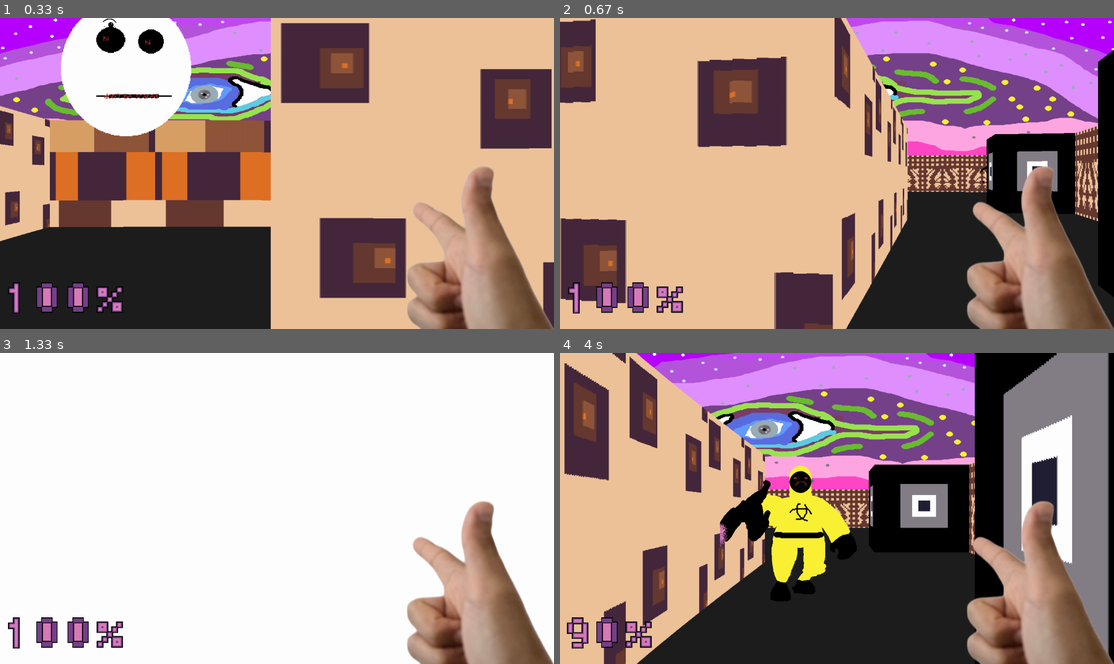
Above: before the commit, frames 1-4 (two rows, left to right).
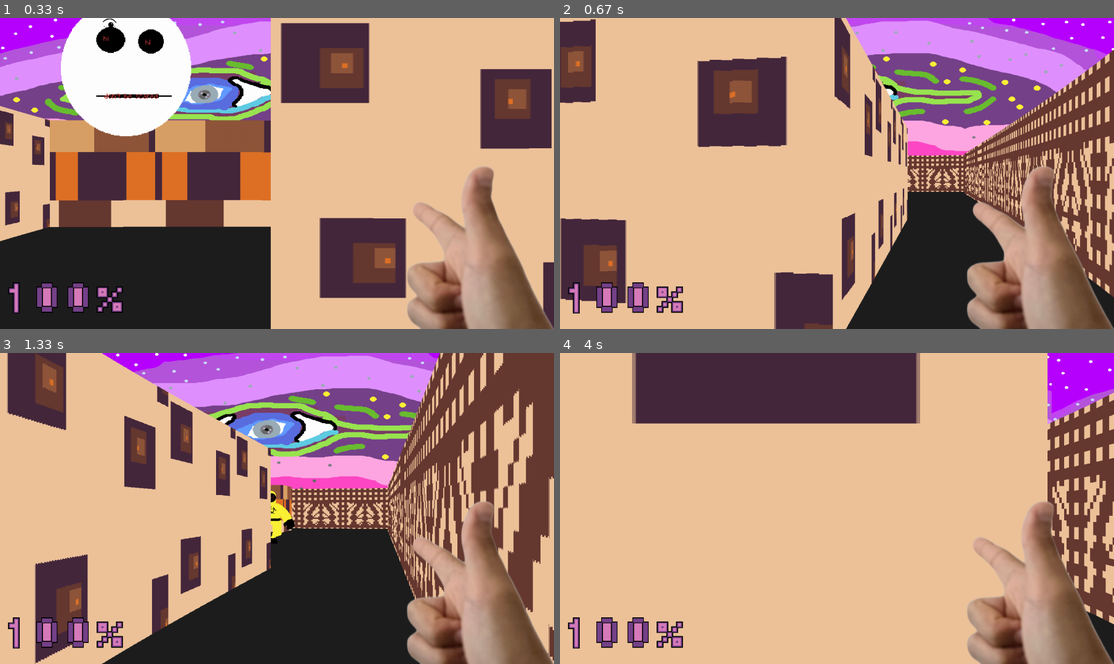
Above: after the commit, the same moments.

Repository: kyrusoo/uni-pygame
Game: pygame game, started from maze/main.py
Two runs of this game, one before a commit and one after it. Both use one fixed random seed, a clock stepped at 60 frames per second and the inputs below.
Inputs (mouse positions are in pixels of both pictures, inside the frame that each line leads up to):
- Up to frame 1 (0.33 s): no input
- Up to frame 2 (0.67 s): hold D from 0.33 s (still down); move the mouse to (814, 185) at 0.37 s
- Up to frame 3 (1.33 s): release D at 0.8 s; hold W 0.83-1.13 s; move the mouse to (454, 499) at 0.87 s; hold D from 1.17 s (still down); move the mouse to (282, 530) at 1.2 s
- Up to frame 4 (4 s): release D at 1.63 s; hold A 1.67-2.2 s; move the mouse to (704, 511) at 1.7 s; hold S 2.23-2.53 s; move the mouse to (892, 576) at 2.27 s; hold A 2.57-2.97 s; move the mouse to (665, 580) at 2.6 s; hold W 3-3.37 s; move the mouse to (920, 399) at 3.03 s; hold D from 3.4 s (still down); move the mouse to (1041, 617) at 3.43 s

Frame 1 is identical in both runs. In frame 2, 9.7% of the frame differs, in the area x 73-100%, y 10-90%; in frame 3, 91%, in the area x 0-100%, y 0-100%; in frame 4, 73%.

Commit message:
feat: simple maze styled map

Diff:
--- a/maze/map.py
+++ b/maze/map.py
@@ -9,8 +9,27 @@
     [1, _, _, _, _, _, 4, _, _, _, _, _, _, 4, _, 1],
     [1, _, _, 3, 3, 3, 3, _, _, _, _, _, _, _, _, 1],
     [1, _, _, _, _, _, _, _, _, _, _, _, _, _, _, 1],
-    [1, _, _, 5, _, _, _, _, 5, _, _, _, _, _, _, 1],
-    [1, 1, 2, 1, 2, 1, 1, 1, 1, 2, 2, 2, 2, 1, 1, 1],
+    [1, 1, 1, 1, 1, 1, 1, 1, 1, 1, 1, 1, 1, 1, _, 1],
+    [1, 2, 2, 1, 2, 2, 2, 2, 2, 2, 2, 2, 2, _, _, 1],
+    [4, _, _, _, _, _, _, _, _, _, _, _, 4, _, 4, 4],
+    [4, _, 4, 5, _, 4, 4, _, 5, 4, 4, 4, 4, _, 4, 4],
+    [4, _, _, 4, _, _, 4, _, 4, _, _, _, 4, _, _, 4],
+    [3, _, _, 4, _, _, 4, _, 5, _, 4, _, 4, 4, _, 4],
+    [3, _, _, 4, _, _, 4, _, _, _, 4, _, _, 4, _, 4],
+    [3, _, _, 4, _, 4, _, _, 5, _, _, 4, _, _, _, 4],
+    [3, _, _, 4, _, 4, _, _, _, _, _, 4, _, 4, _, 4],
+    [3, _, _, 4, _, 4, _, _, 5, _, _, 4, _, 4, _, 4],
+    [3, _, _, 4, _, _, 4, _, _, _, 4, _, _, 4, _, 4],
+    [3, _, _, 4, _, _, _, _, 5, _, 4, _, _, 4, _, 4],
+    [3, _, _, 4, _, 4, 4, 4, _, _, _, 4, _, _, 4, 3],
+    [3, _, _, 4, _, _, _, _, 5, 4, _, 4, _, _, _, 3],
+    [3, _, _, 4, _, _, _, _, _, _, 4, _, _, _, _, 3],
+    [3, _, _, 4, _, _, _, _, 5, _, 4, _, _, _, _, 3],
+    [3, 3, _, 4, _, _, _, _, _, _, _, 4, 4, 4, 4, 3],
+    [3, 5, _, 5, 5, 5, _, 5, 5, 5, 5, 5, 5, 5, 5, 3],
+    [3, _, _, 5, _, _, _, _, _, _, _, _, _, _, _, 3],
+    [3, _, _, 5, _, _, _, _, 5, _, _, _, _, _, _, 3],
+    [5, _, 5, 5, 5, 5, 5, 5, 5, 5, 5, 5, 5, 5, 5, 5],
 ]
 
 class Map:
